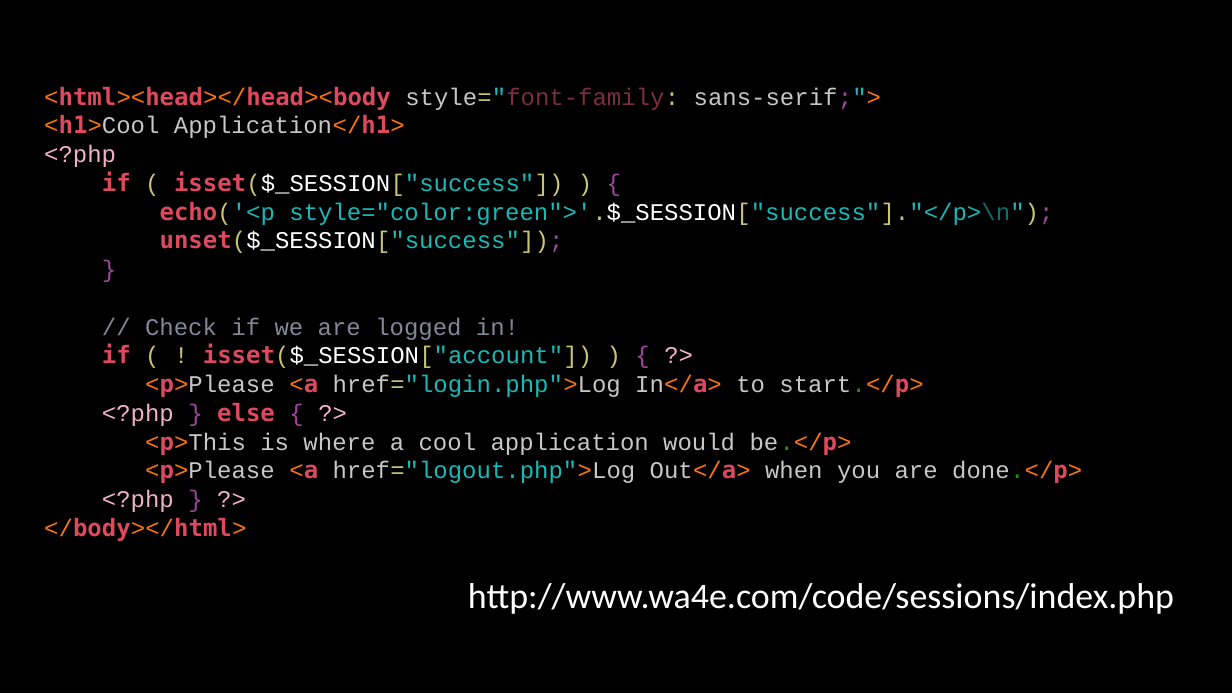
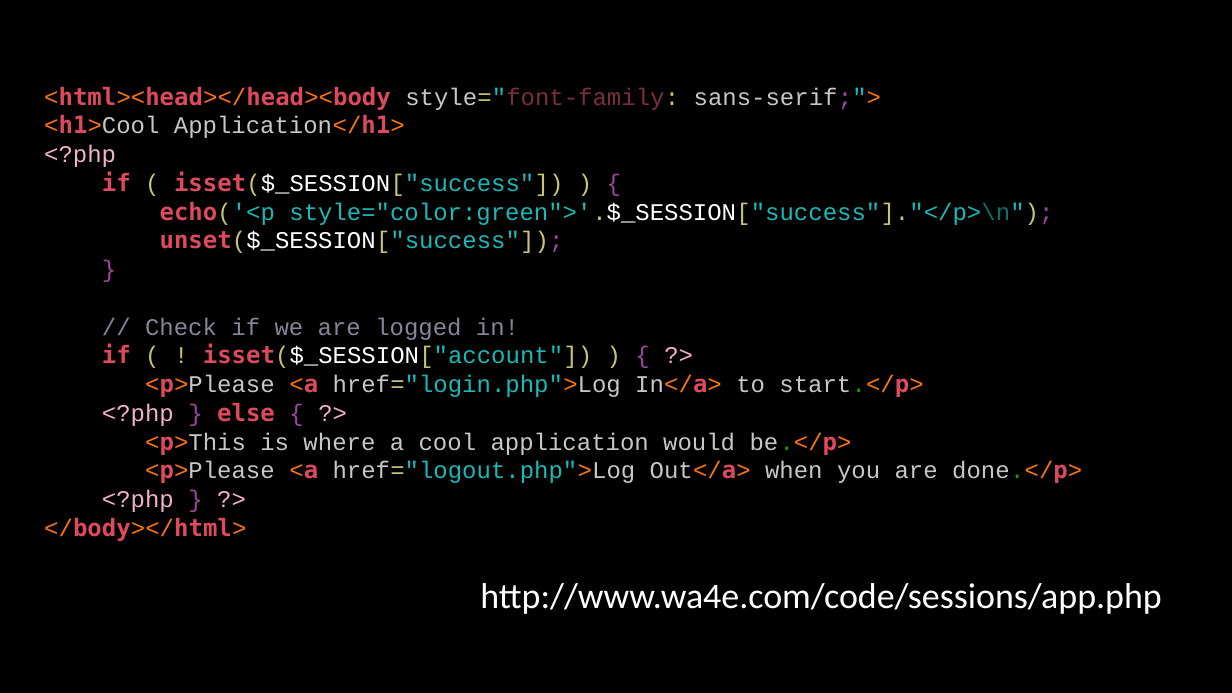
Before and after one commit to csev/wa4e, a slide deck: slide 40 of lectures/PHP-08-POST-Redirect-Authn.ppt. Drawn at 1232x693 pixels with LibreOffice and Linux fonts; fonts in the diff are those of the drawing. Boxes give left, top, right and bottom in pixels: in the first picture for what was removed or moved away, otherwise in the second. Text is boxed around its words. In the diff, an @@ line names an element or a change of style, - is before the commit and + after.

```diff
--- a/lectures/PHP-08-POST-Redirect-Authn.ppt
+++ b/lectures/PHP-08-POST-Redirect-Authn.ppt
@@ text at (480,583,1161,614): text changed @@
-http://www.wa4e.com/code/sessions/index.php
+http://www.wa4e.com/code/sessions/app.php
```
Also in this commit, not shown: 16 other slides changed, 1 slide added, 1 slide removed.
